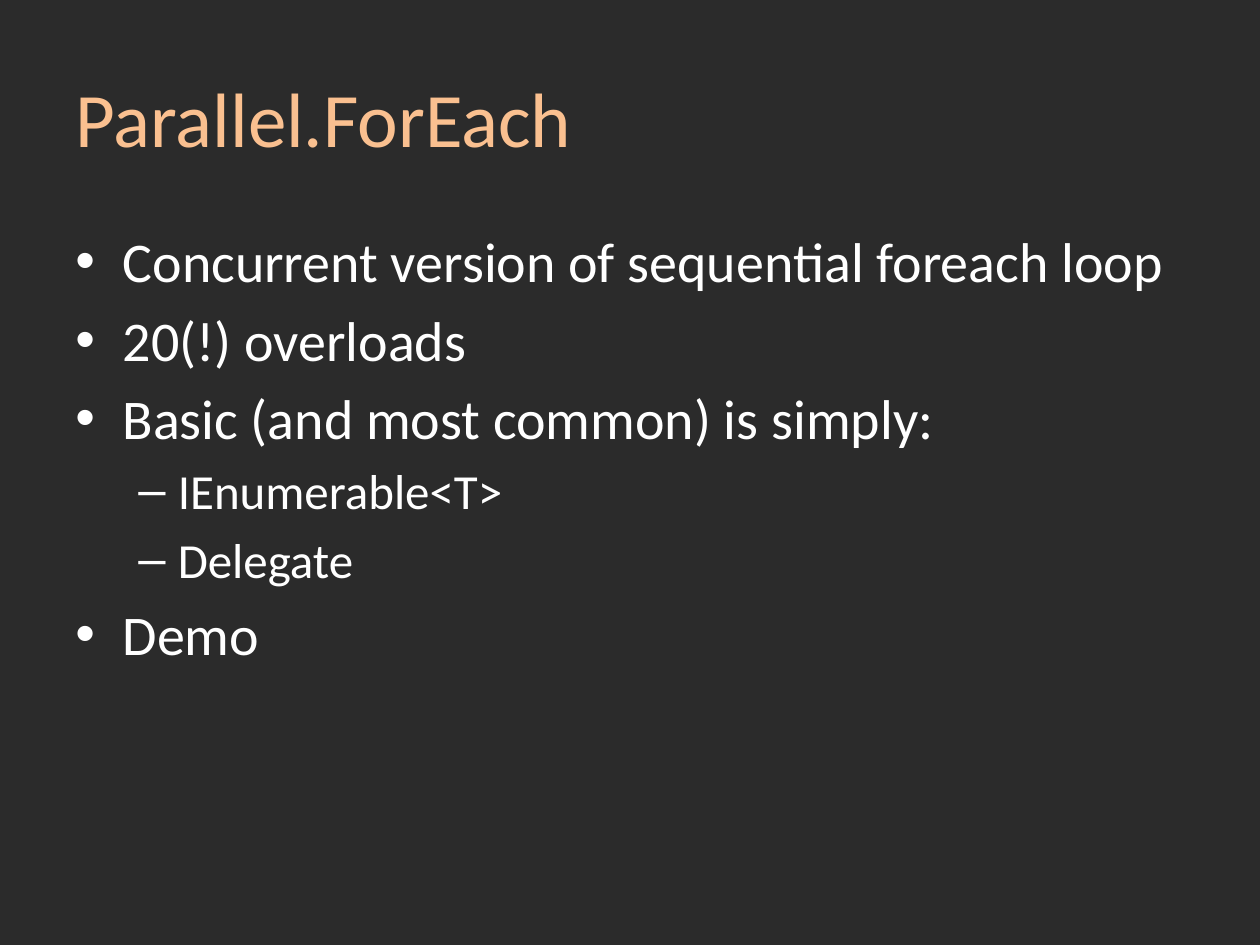
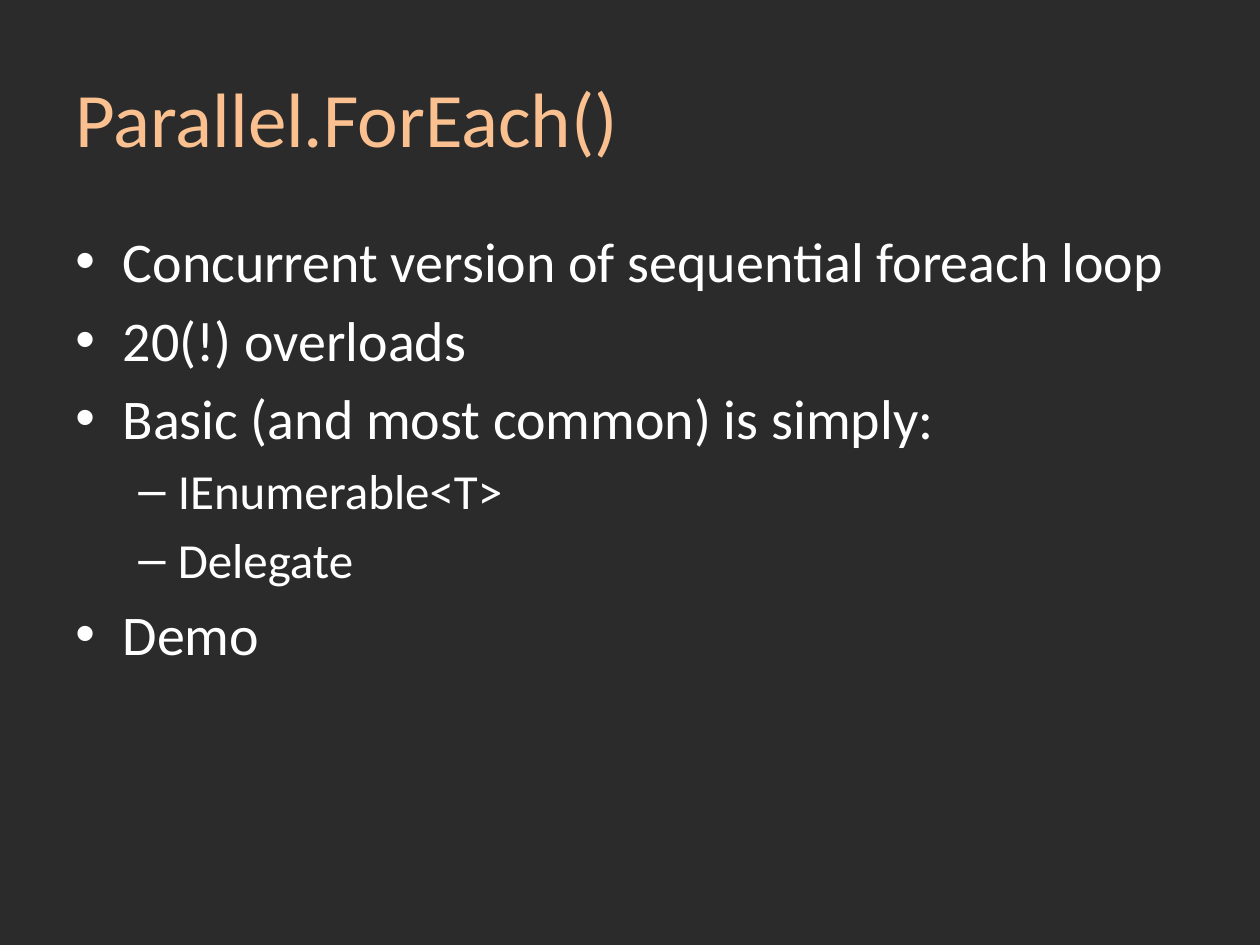
Before and after one commit to srstrong/DDDSW2010, a slide deck: slide 11 of Task Parallel Library.pptx (slide 10 before the commit). Drawn at 1260x945 pixels with LibreOffice and Linux fonts; fonts in the diff are those of the drawing; background and template pictures are left out; a plain dark background stands for a picture behind light text. Boxes give left, top, right and bottom in pixels: in the first picture for what was removed or moved away, otherwise in the second. Text is boxed around its words. In the diff, an @@ line names an element or a change of style, - is before the commit and + after.

```diff
--- a/Task Parallel Library.pptx
+++ b/Task Parallel Library.pptx
@@ title at <box>76,91,618,158</box>: text changed @@
-Parallel.ForEach
+Parallel.ForEach()
```
Also in this commit, not shown: 5 other slides changed, 2 slides added.
